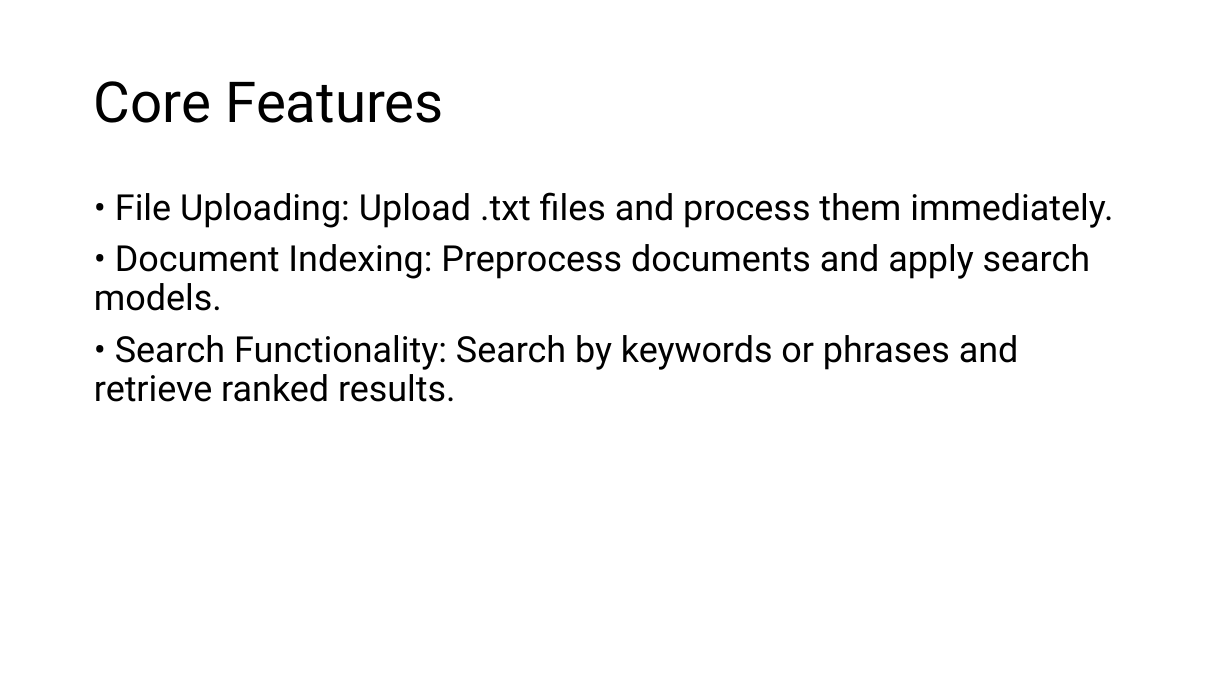
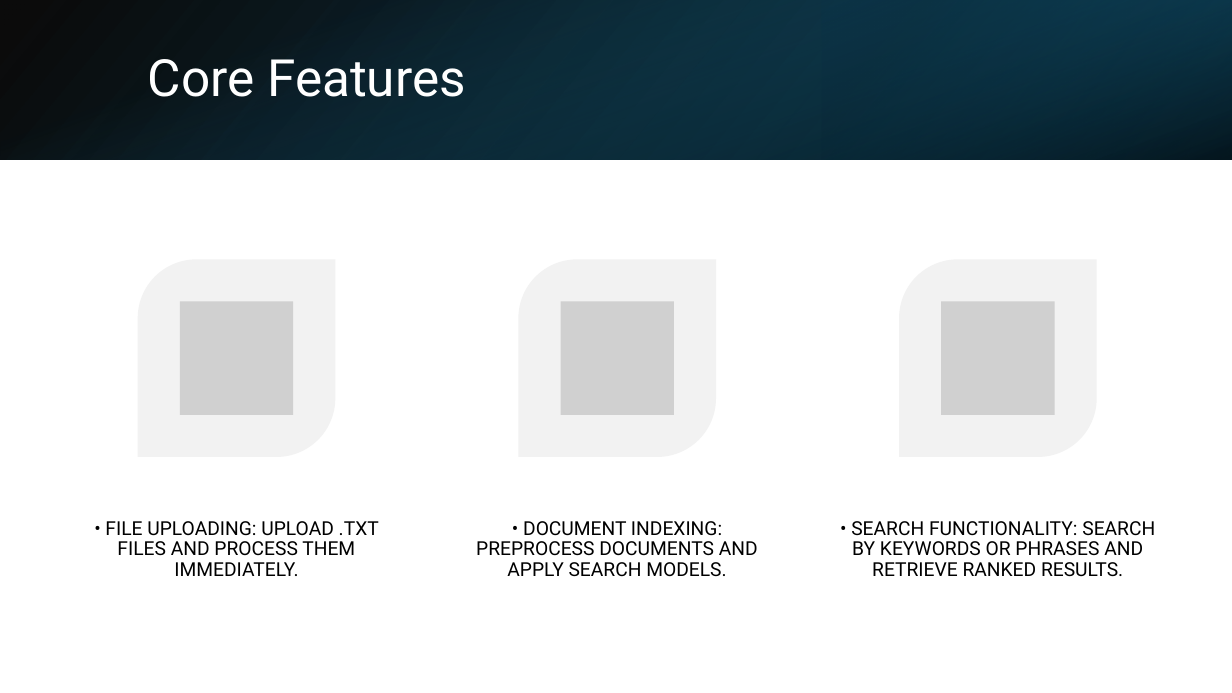
Before and after one commit to AbdulMateenzwl/Information-Retrieval, a slide deck: slide 3 of Assignment 3/Report.pptx. Drawn at 1232x693 pixels with LibreOffice and Linux fonts; fonts in the diff are those of the drawing; grey boxes stand for pictures. Boxes give left, top, right and bottom in pixels: in the first picture for what was removed or moved away, otherwise in the second. Text is boxed around its words. In the diff, an @@ line names an element or a change of style, - is before the commit and + after.

Commit message:
Refine documentation and enhance related words graph for better clarity and organization

```diff
--- a/Assignment 3/Report.pptx
+++ b/Assignment 3/Report.pptx
@@ rectangle added at [0,0,1232,159], fill gradient #000000 to #104862 @@
@@ rectangle added at [0,0,1232,159], fill gradient #156082 to #000000 @@
@@ rectangle added at [822,0,1232,159], fill gradient #0B3041 to #156082 @@
@@ title "Core Features": place and size @@
-title "Core Features" at [94,81,443,123]
+title "Core Features" at [148,59,465,97]
@@ title "Core Features" at [148,59,465,97]: size 44 to 40 pt, text colour #000000 to #FFFFFF @@
@@ text removed at [94,192,1113,402] @@
-• File Uploading: Upload .txt files and process them immediately.
-• Document Indexing: Preprocess documents and apply search models.
-• Search Functionality: Search by keywords or phrases and retrieve ranked results.
@@ group added at [105,260,1155,577]: 3 round diag rects, 3 pictures, 3 texts @@
+• FILE UPLOADING: UPLOAD .TXT FILES AND PROCESS THEM IMMEDIATELY.
+• DOCUMENT INDEXING: PREPROCESS DOCUMENTS AND APPLY SEARCH MODELS.
+• SEARCH FUNCTIONALITY: SEARCH BY KEYWORDS OR PHRASES AND RETRIEVE RANKED RESULTS.
```
Also in this commit, not shown: 9 other slides changed, 11 other files.
